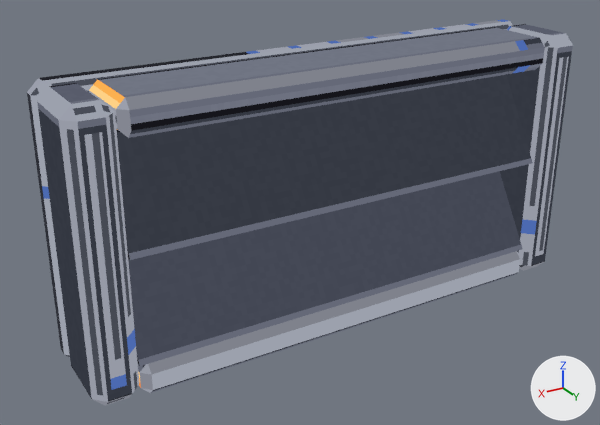
Two versions of the glTF model art/out/marlit_armor2.glb, one commit apart.
Before and after are seen from a camera (50 mm lens) standing at (1.06, 2.1, 1.13) and looking at (-0.39, -0.32, -0.08). Lighting does not change. The marker at lower right points along +X, +Y and +Z. The older version comes first. Vertices at exactly the same position are counted once.

In view in the first picture: 'marlit_armor2_body'.
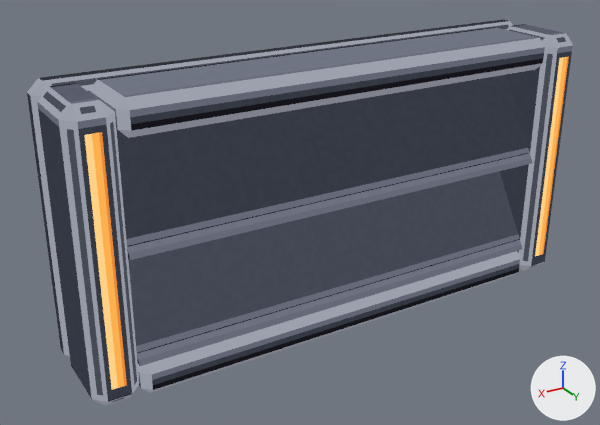
The edits, one by one:
me_marlit_armor2_body is used by ob_marlit_armor2_body; location (0.0, 0.0, 0.0).
me_marlit_armor2_body had 136 vertices, 232 faces and spanned x -1.5..0.5, y -0.5..-0.08, z -0.5..0.5.
me_marlit_armor2_body now has 140 vertices, 236 faces and spans x -1.5..0.5, y -0.5..-0.08, z -0.5..0.5.
Part 1, on me_marlit_armor2_body:
4 faces are deleted.
4 vertices are added at (0.34, -0.12, 0.04), (-1.34, -0.12, 0.04), (0.34, -0.12, -0.34), (-1.34, -0.12, -0.34).
8 new faces join them.
me_marlit_armor2_body part 2: 176 kept faces spanning x -1.5..0.5, y -0.5..-0.08, z -0.5..0.5 get new texture (UV) coordinates.

Location of each change, [x1, y1, x2, y2] in pixels of the pictures (600 x 425 px):
part 1 of me_marlit_armor2_body, reshaped: [116, 75, 533, 366] in both
part 2 of me_marlit_armor2_body, surface changed: [28, 20, 571, 406] in both
